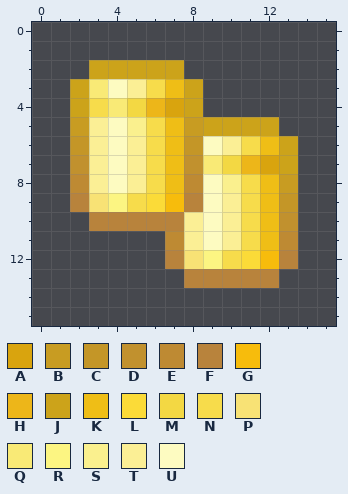
Pixel-art sprite: org.eclipse.epsilon.examples.picto.typhonml/tml2vis/icons/collection.gif. Above, as it was before the edit.
The file is 16x16 pixels. Colours within 5 levels of each other are drawn and written as one.
Palette (. is transparent): A #d9a40e  B #c89c22  C #c49627  D #c1912e  E #be8a33  F #b8833c  G #f7bc0c  H #edb619  J #cca31a  K #efbe16  L #fbdb38  M #f3d843  N #f7dc4b  P #f8e275  Q #f9ea76  R #fcf582  S #faf08e  T #fbef95  U #fdfbc1
After:
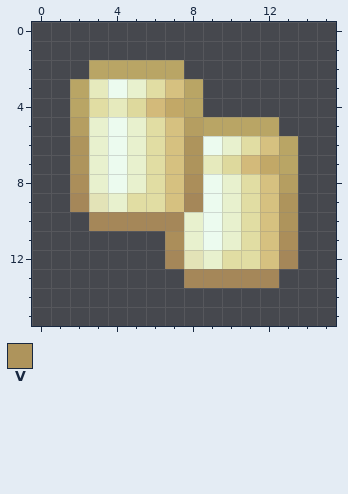
Colours new in this view: V #ae945c
What changed:
Colour A changes from #d9a40e to #c2a867.
Colour B changes from #c89c22 to #b59e61.
Colour E changes from #be8a33 to #ab8e5a.
Colour F changes from #b8833c to #a58759.
Colour H changes from #edb619 to #d3ba7a.
Colour J changes from #cca31a to #b9a565.
Colour K changes from #efbe16 to #d6c180.
Colour M changes from #f3d843 to #ded99d.
Colour N changes from #f7dc4b to #e1dda3.
Colour P changes from #f8e275 to #e3e3b7.
Colour Q changes from #f9ea76 to #e6eabd.
Colour T changes from #fbef95 to #e8f1ce.
Colour U changes from #fdfbc1 to #ecfbef.
Colour G becomes colour K in row 9 at x 7; in row 12 at x 12.
Colour L becomes colour N in row 9 at x 6; in row 12 at x 11.
Colour R becomes colour T in row 9 at x 4; in row 12 at x 9.
Colour S becomes colour T in row 5 at x 5; in row 8 at x 10.
Colour C becomes colour V in row 6 at x 2 and 8; in row 9 at x 13.
Colour D becomes colour V in row 7 at x 2 and 8; in row 10 at x 13.
Boxes around the changes in both pictures, in picture pixels (x1, y1, x2, y2):
changed: (70, 60, 298, 288)
